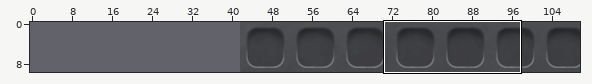
Level history. Tiled map: src/main/resources/images/main_game/inventory/map/inventory_pane.tmx. The picture above shows the old version from afar; the outline marks the close-up.
Close-up. Earlier state:
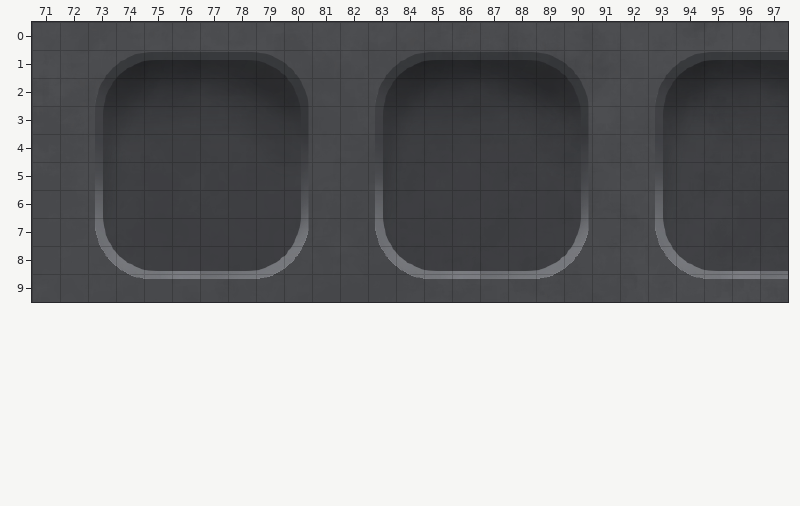
Cells are 32x32 px. Shown: x 71..97, y 0..9. The commit also changed other parts of the map, which this record leaves out. The old version is drawn lined up with the new one.
New version:
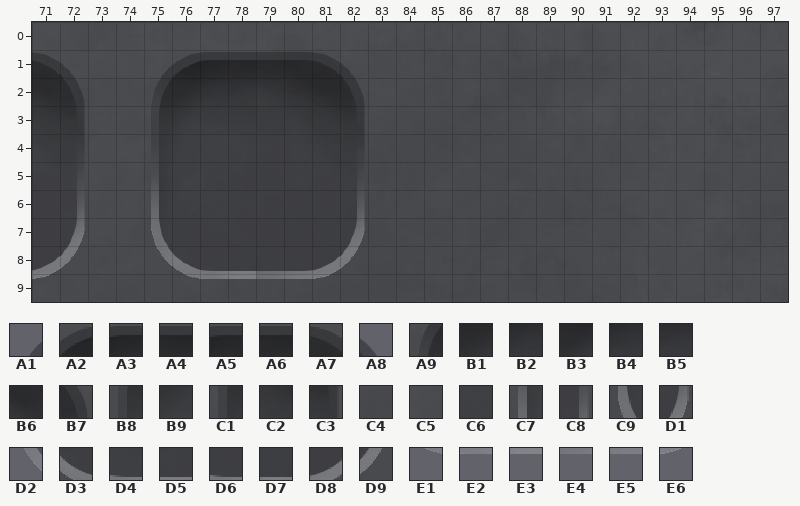
Key: from "TextBox": A1 283, A2 284, A3 285, A4 286, A5 323, A6 324, A7 325, A8 326, A9 376, B1 377, B2 378, B3 379, B4 416, B5 417, B6 418, B7 419, B8 469, B9 470, C1 471, C2 511, C3 512, C4 562, C5 655, C6 657, C7 748, C8 791, C9 841, D1 884, D2 934, D3 935, D4 936, D5 937, D6 974, D7 975, D8 976, D9 977, E1 1028, E2 1029, E3 1030, E4 1067, E5 1068, E6 1069.
__ is an empty cell.
See-through tiles are keyed as they look on the map.
Change:
map size 100x10 -> 120x10 cells (old content now starts at 42,0; both pictures use the new coordinates)
Layer "front layer":
y 1: x 71..76 __ __ A1 A2 A3 A4 -> A7 A8 __ __ A1 A2; x 79..81 A7 A8 __ -> A5 A6 A7; x 84..89 A2 A3 A4 A5 A6 A7 -> __ __ __ __ __ __; x 93..97 A1 A2 A3 A4 A5 -> __ __ __ __ __
y 2: x 71..75 __ __ A9 B1 B2 -> B6 B7 __ __ A9; x 80..90 B7 __ __ A9 B1 B2 B3 B4 B5 B6 B7 -> B5 B6 B7 __ __ __ __ __ __ __ __; x 93..97 A9 B1 B2 B3 B4 -> __ __ __ __ __
y 3: x 71..74 __ __ B8 B9 -> C2 C3 __ __; x 81..84 __ __ B8 B9 -> C2 C3 __ __; x 89..90 C2 C3 -> __ __; x 93..95 B8 B9 C1 -> __ __ __
y 4: x 73 C4 -> __; x 93 C4 -> __
y 5: x 75 C6 -> C5
y 6: x 72..73 __ C7 -> C8 __; x 75 C6 -> C7; x 80 C8 -> C6; x 82..83 __ C7 -> C8 __; x 90 C8 -> __; x 93 C7 -> __
y 7: x 72..73 __ C9 -> D1 __; x 75 C6 -> C9; x 80 D1 -> C6; x 82..83 __ C9 -> D1 __; x 90 D1 -> __; x 93 C9 -> __
y 8: x 71..76 __ __ D2 D3 D4 D5 -> D8 D9 __ __ D2 D3; x 79..90 D8 D9 __ __ D2 D3 D4 D5 D6 D7 D8 D9 -> D6 D7 D8 D9 __ __ __ __ __ __ __ __; x 93..97 D2 D3 D4 D5 D6 -> __ __ __ __ __
y 9: x 71 __ -> E6; x 74..76 E1 E2 E3 -> __ __ E1; x 79..81 E6 __ __ -> E4 E5 E6; x 84..89 E1 E2 E3 E4 E5 E6 -> __ __ __ __ __ __; x 94..97 E1 E2 E3 E4 -> __ __ __ __
Changed places in both close-ups, as pixel boxes (x1, y1, x2, y2):
changed: (32, 52, 200, 162)
changed: (256, 52, 589, 134)
removed: (655, 52, 788, 162)
changed: (32, 162, 200, 279)
changed: (256, 190, 589, 279)
removed: (655, 190, 788, 279)
